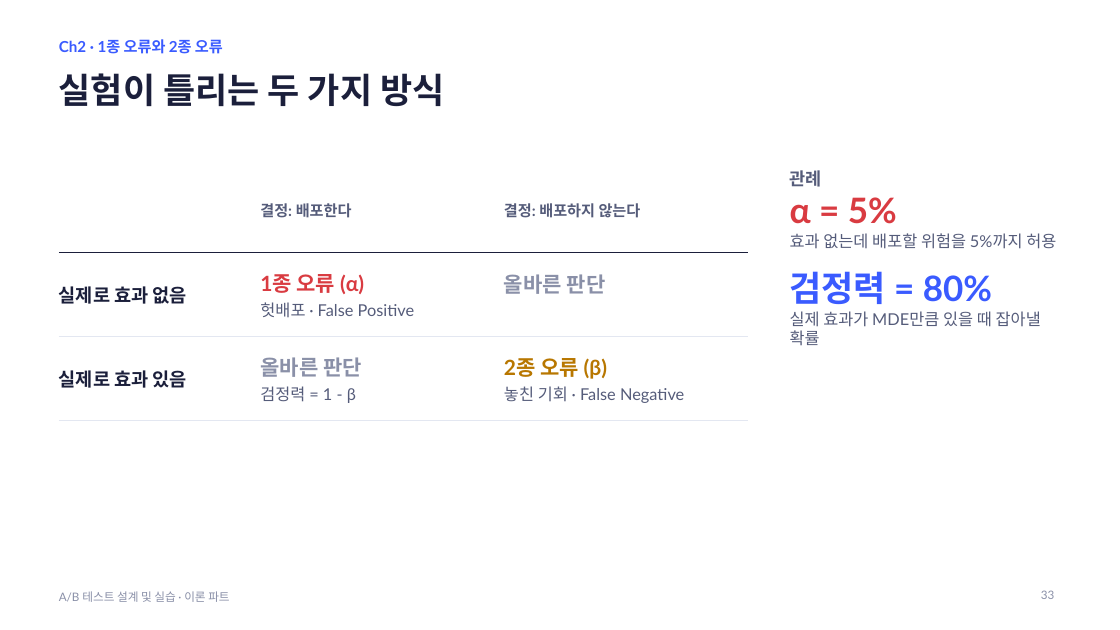
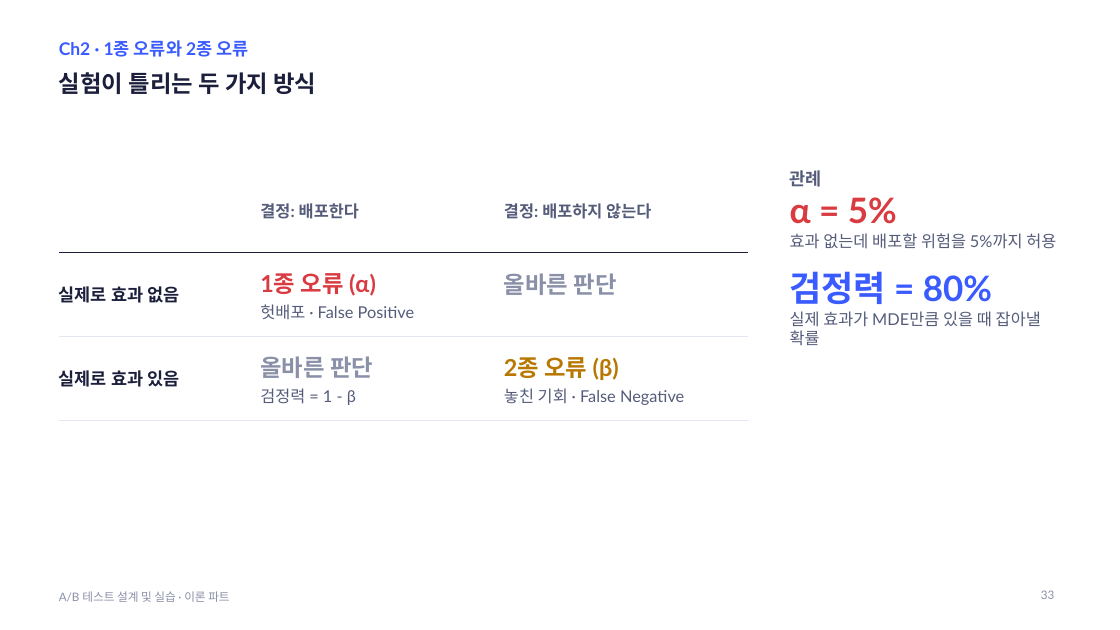
Before and after one commit to JungYeoni/quickmart-lab-rats, a slide deck: slide 33 of docs/lecture/ab-testing-theory.pptx. Drawn at 1120x630 pixels with LibreOffice and Linux fonts; fonts in the diff are those of the drawing. Boxes give left, top, right and bottom in pixels: in the first picture for what was removed or moved away, otherwise in the second. Text is boxed around its words. In the diff, an @@ line names an element or a change of style, - is before the commit and + after.

```diff
--- a/docs/lecture/ab-testing-theory.pptx
+++ b/docs/lecture/ab-testing-theory.pptx
@@ text "Ch2 · 1종 오류와 2종 ..." at (59, 40, 248, 57): size 13 to 15 pt @@
@@ title "실험이 틀리는 두 가지 방식" at (59, 72, 316, 94): size 30 to 20 pt @@
@@ table at (59, 168, 748, 409) @@
@@ size 13 to 14 pt in "결정: 배포한다", "결정: 배포하지 않는다" @@
@@ size 16 to 15 pt in "실제로 효과 없음", "실제로 효과 있음" @@
@@ size 18 to 20 pt in "1종 오류 (α)", "올바른 판단", "올바른 판단", "2종 오류 (β)" @@
```
Also in this commit, not shown: 59 other slides changed, 1 other file.
